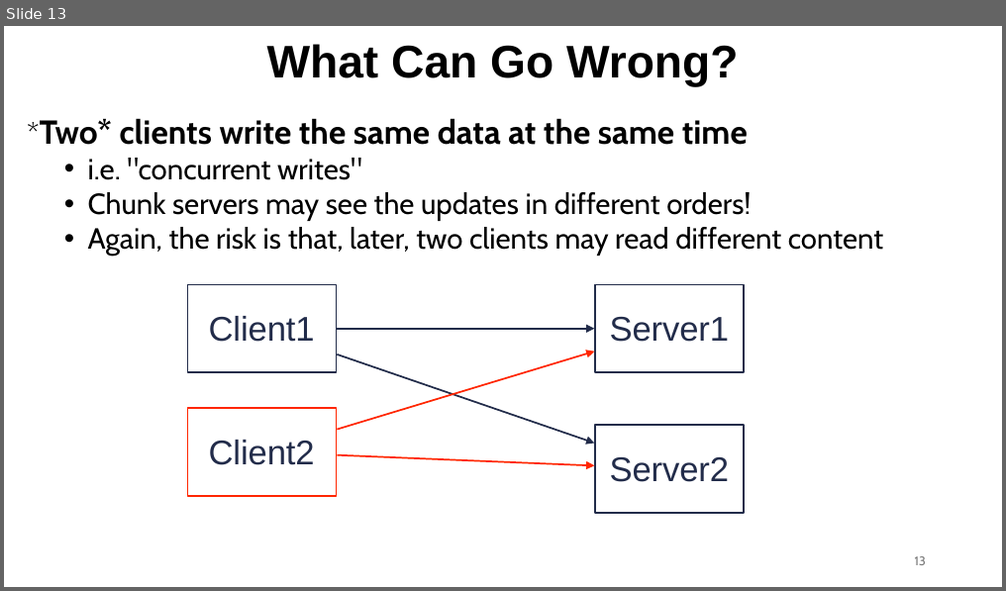
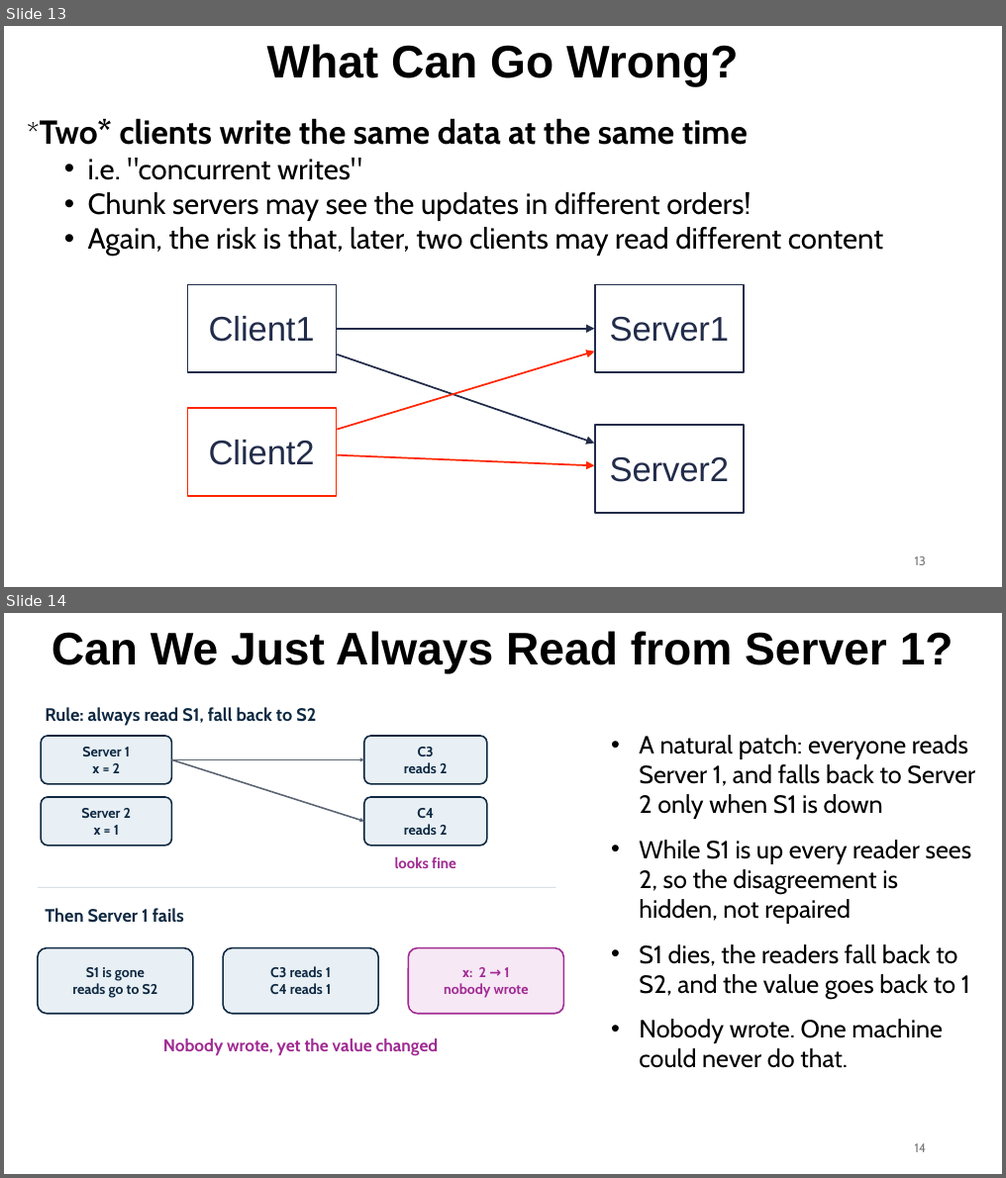
Before and after one commit to ec528/ec528.github.io, a slide deck: slides/fall26/4-gfs.pptx. Shown one above the other, each under a label of ours: slide 13 before the commit, slides 13 and 14 after it. The pictures are 1006x591 and 1006x1178 pixels, drawn with LibreOffice and Linux fonts; fonts in the diff are those of the drawing. Boxes give left, top, right and bottom in pixels: in the first picture for what was removed or moved away, otherwise in the second. Text is boxed around its words. In the diff, an @@ line names an element or a change of style, - is before the commit and + after.

Commit message:
Make GFS consistency scripts lecture-ready

```diff
--- a/slides/fall26/4-gfs.pptx
+++ b/slides/fall26/4-gfs.pptx
@@ slide 14 added at [4,613,1002,1174], background #FFFFFF @@
@@ title added at [52,631,953,674], 44 pt, text #000000, bold @@
+Can We Just Always Read from Server 1?
@@ text added at [45,707,316,726], 17.2 pt, text #0E2841, bold @@
+Rule: always read S1, fall back to S2
@@ rounded rectangle added at [41,736,171,784], fill #E8F0F5, outline #0E2841 1.5 pt, 13.5 pt, text #0E2841, bold @@
+Server 1
+x = 2
@@ arrow added from (171, 760) to (364, 760), #5B6573 1.5 pt @@
@@ arrow added from (171, 760) to (364, 821), #5B6573 1.5 pt @@
@@ rounded rectangle added at [364,736,487,784], fill #E8F0F5, outline #0E2841 1.5 pt, 13.5 pt, text #0E2841, bold @@
+C3
+reads 2
@@ text added at [639,735,975,1068], 24 pt, text #000000 @@
+• A natural patch: everyone reads Server 1, and falls back to Server 2 only when S1 is down
+• While S1 is up every reader sees 2, so the disagreement is hidden, not repaired
+• S1 dies, the readers fall back to S2, and the value goes back to 1
+• Nobody wrote. One machine could never do that.
@@ rounded rectangle added at [41,797,171,846], fill #E8F0F5, outline #0E2841 1.5 pt, 13.5 pt, text #0E2841, bold @@
+Server 2
+x = 1
@@ rounded rectangle added at [364,797,487,846], fill #E8F0F5, outline #0E2841 1.5 pt, 13.5 pt, text #0E2841, bold @@
+C4
+reads 2
@@ text added at [395,857,456,868], 14.2 pt, text #A02B93, bold @@
+looks fine
@@ line added from (38, 888) to (556, 888), #C9D1D9 0.75 pt @@
@@ text added at [45,908,184,923], 17.2 pt, text #0E2841, bold @@
+Then Server 1 fails
@@ rounded rectangle added at [38,949,193,1014], fill #E8F0F5, outline #0E2841 1.5 pt, 13.5 pt, text #0E2841, bold @@
+S1 is gone
+reads go to S2
@@ rounded rectangle added at [223,949,378,1014], fill #E8F0F5, outline #0E2841 1.5 pt, 13.5 pt, text #0E2841, bold @@
+C3 reads 1
+C4 reads 1
@@ rounded rectangle added at [408,949,564,1014], fill #F7E8F5, outline #A02B93 1.5 pt, 13.5 pt, text #A02B93, bold @@
+x: 2 → 1
+nobody wrote
@@ text added at [163,1039,439,1056], 16.5 pt, text #A02B93, bold @@
+Nobody wrote, yet the value changed
@@ page number added at [915,1144,926,1153], 12 pt, text #797979 @@
+14
```
